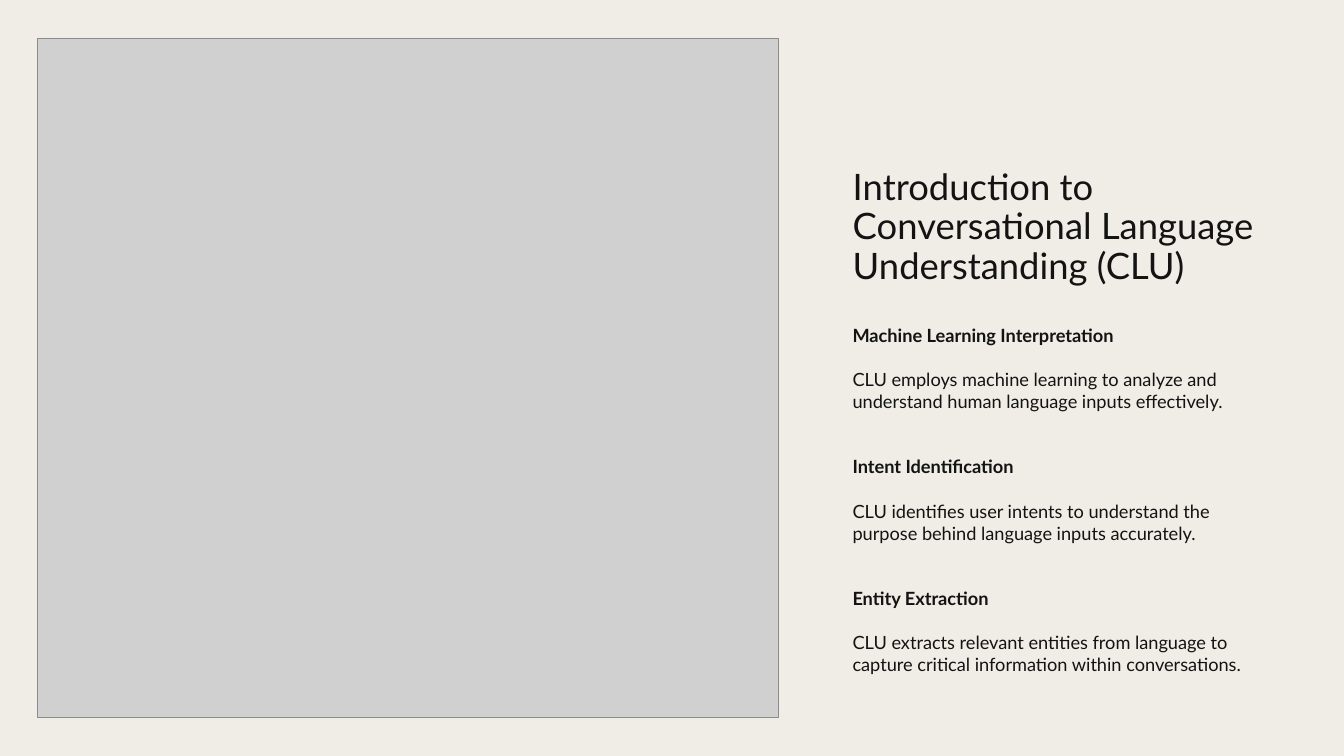
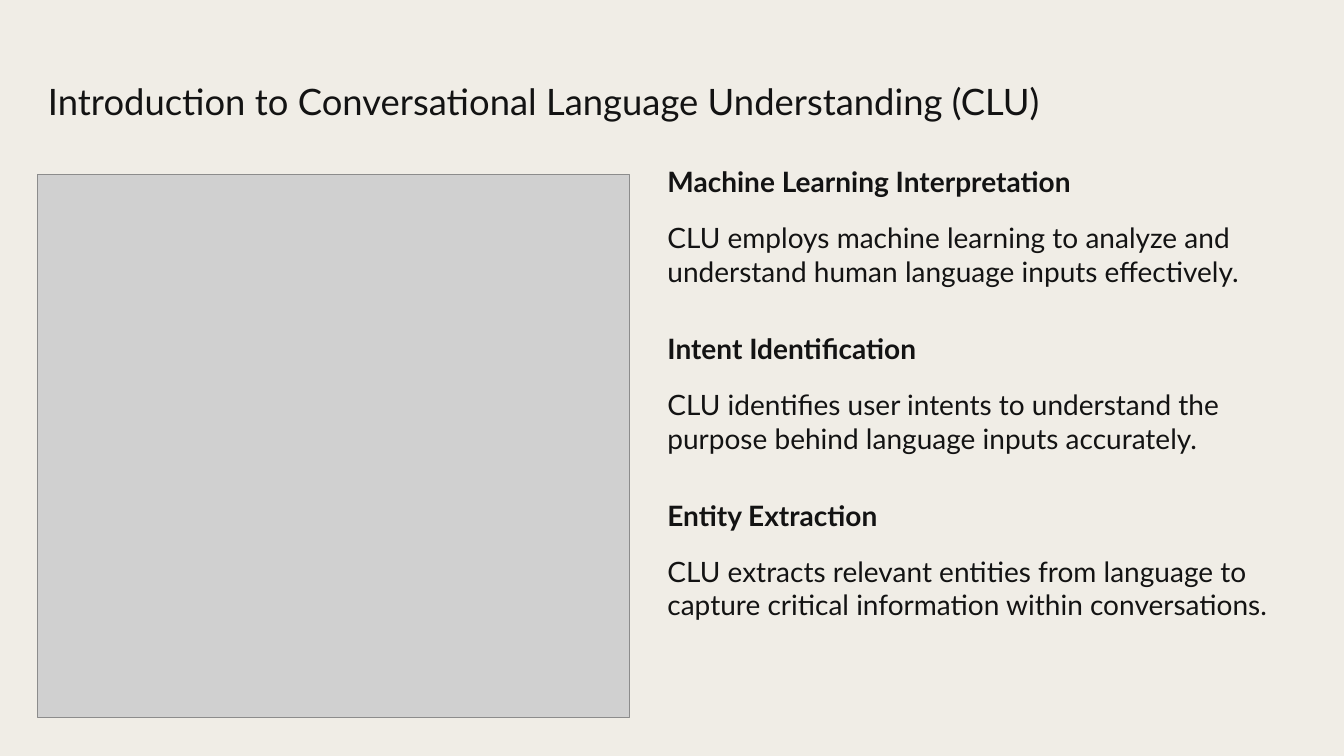
Before and after one commit to pajeeokoth/chatbot, a slide deck: slide 7 of P10_03_presentation.pptx (slide 9 before the commit). Drawn at 1344x756 pixels with LibreOffice and Linux fonts; fonts in the diff are those of the drawing; grey boxes stand for pictures. Boxes give left, top, right and bottom in pixels: in the first picture for what was removed or moved away, otherwise in the second. Text is boxed around its words. In the diff, an @@ line names an element or a change of style, - is before the commit and + after.

```diff
--- a/P10_03_presentation.pptx
+++ b/P10_03_presentation.pptx
@@ title "Introduction to Conversational Language Understanding ..." rewrapped from bbox=[853, 173, 1253, 286] to bbox=[48, 87, 1040, 122] @@
@@ picture: place and size @@
-picture at bbox=[38, 38, 778, 718]
+picture at bbox=[38, 174, 630, 718]
@@ text "Machine Learning Interpretation": place and size @@
-text "Machine Learning Interpretation" at bbox=[853, 328, 1241, 674]
+text "Machine Learning Interpretation" at bbox=[667, 171, 1267, 620]
@@ text "Machine Learning Interpretation" at bbox=[667, 171, 1267, 620]: size 13 to 20 pt @@
```
Also in this commit, not shown: 13 other slides changed, 4 slides removed, 2 other files.
